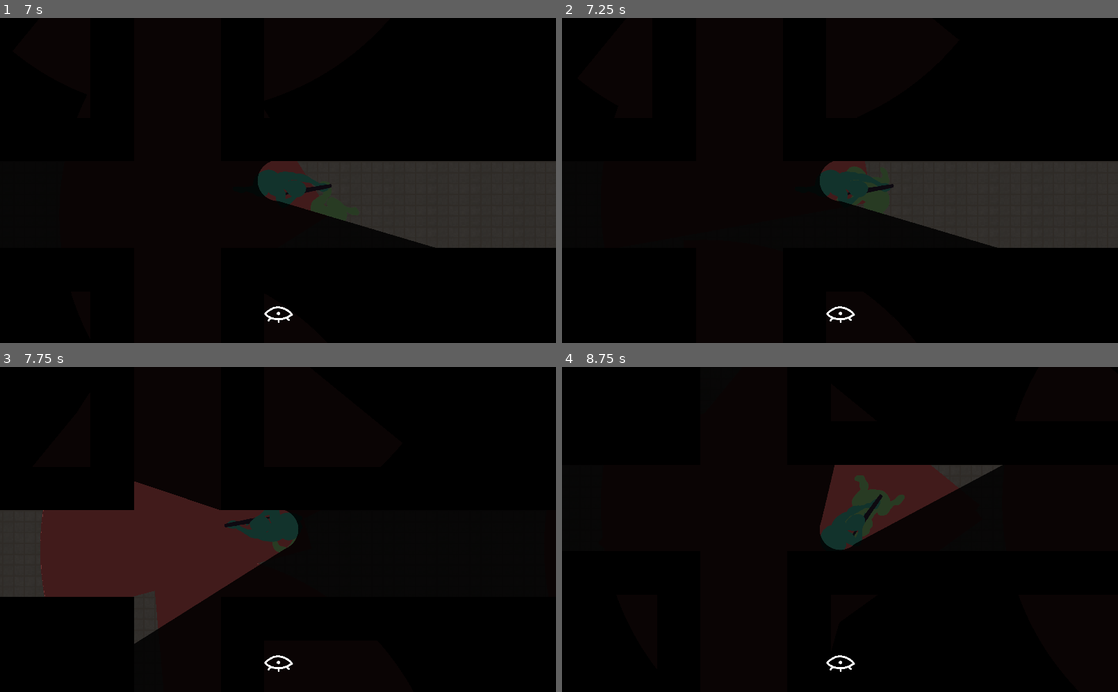
Above: before the commit, frames 1-4 (two rows, left to right).
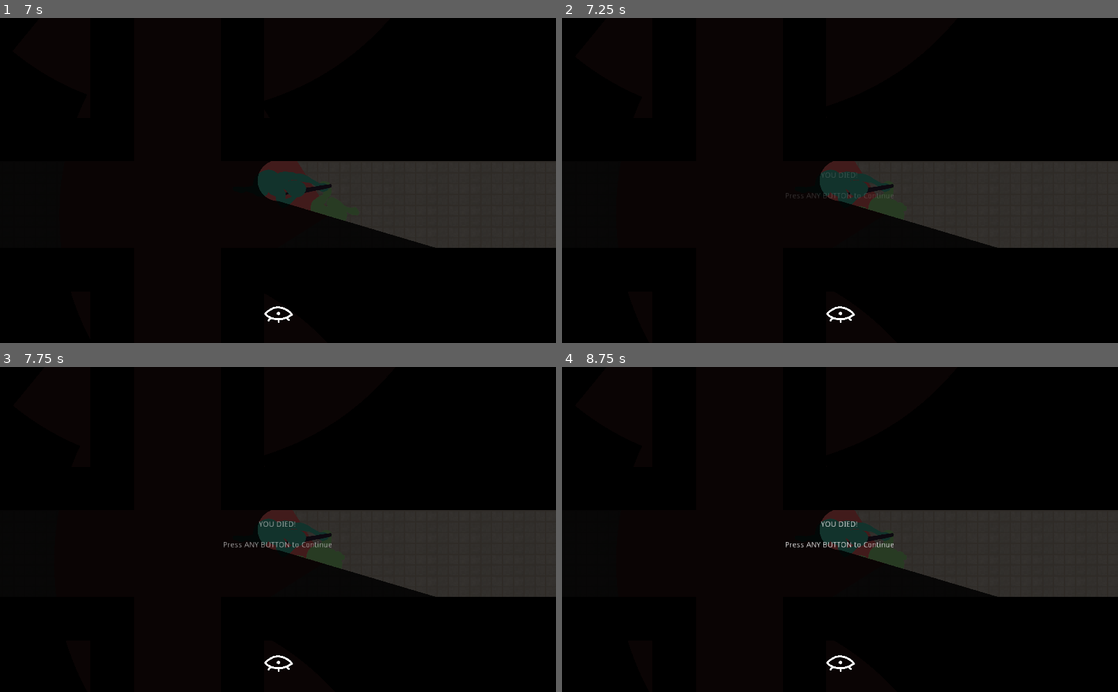
Above: after the commit, the same moments.

Repository: ZeeHatcher/project-vlastos
Game: Godot game, scene res://scenes/main.tscn
Same seed, same stepped clock (60 frames per second), same inputs: the game is played once before the commit and once after it.
Inputs (mouse positions are in pixels of both pictures, inside the frame that each line leads up to):
- Up to frame 1 (7 s): tap Enter at 0.5, 2 s; move the mouse to (400, 164) at 0.52 s; press the mouse at (400, 164) at 0.53 s; hold D (right) 0.53-1.28 s; tap Space at 1.25 s; move the mouse to (166, 196) at 1.27 s; release the mouse at (166, 196) at 1.28 s; hold S (down) 1.28-2.03 s; click (166, 196) at 1.35 s; move the mouse to (333, 109) at 2.02 s; press the mouse at (333, 109) at 2.03 s; hold D (right) 2.03-2.78 s; move the mouse to (250, 245) at 2.77 s; release the mouse at (250, 245) at 2.78 s; hold W (up) 2.78-3.53 s; click (250, 245) at 2.85 s; move the mouse to (444, 229) at 3.52 s; press the mouse at (444, 229) at 3.53 s; hold A (left) 3.53-5.03 s; move the mouse to (111, 131) at 4.27 s; release the mouse at (111, 131) at 4.28 s; click (111, 131) at 4.35 s; move the mouse to (305, 180) at 5.02 s; press the mouse at (305, 180) at 5.03 s; hold S (down) 5.03-5.78 s; move the mouse to (194, 99) at 5.77 s; release the mouse at (194, 99) at 5.78 s; hold D (right) 5.78-6.53 s; click (194, 99) at 5.85 s; move the mouse to (400, 164) at 6.52 s; press the mouse at (400, 164) at 6.53 s; hold W (up) from 6.53 s (still down)
- Up to frame 2 (7.25 s): keep holding W (up)
- Up to frame 3 (7.75 s): tap Enter at 7.25 s; move the mouse to (166, 545) at 7.27 s; release W (up) at 7.28 s; release the mouse at (166, 545) at 7.28 s; hold D (right) from 7.28 s (still down); click (166, 545) at 7.35 s
- Up to frame 4 (8.75 s): tap Enter at 8 s; move the mouse to (895, 458) at 8.02 s; release D (right) at 8.03 s; press the mouse at (895, 458) at 8.03 s; hold S (down) from 8.03 s (still down)

Frame 1 is identical in both runs. In frame 2, 0.2% of the frame differs, in the area x 40-60%, y 45-59%; in frame 3, 25%, in the area x 0-100%, y 35-86%; in frame 4, 14%.

Commit message:
enemy kill player

Diff:
--- a/entities/enemy/enemy.gd
+++ b/entities/enemy/enemy.gd
@@ -20,6 +20,7 @@
 onready var _raycasts := $Raycasts
 onready var navigation_agent := $NavigationAgent2D
 onready var vision := $Vision
+onready var kill_area := $KillArea
 
 
 func _ready():
@@ -60,3 +61,8 @@
 
 func hear_gunshot():
 	_state_machine.transition_to("HuntState")
+
+
+func _on_KillArea_body_entered(body):
+	if body is Player:
+		body.die()
--- a/entities/enemy/enemy.tscn
+++ b/entities/enemy/enemy.tscn
@@ -74,6 +74,9 @@
 [sub_resource type="CircleShape2D" id=13]
 radius = 72.0
 
+[sub_resource type="CircleShape2D" id=14]
+radius = 142.021
+
 [node name="Enemy" type="KinematicBody2D" groups=["Enemy"]]
 collision_layer = 2
 script = ExtResource( 1 )
@@ -120,6 +123,12 @@
 wait_time = 10.0
 one_shot = true
 
+[node name="KillArea" type="Area2D" parent="."]
+
+[node name="CollisionShape2D" type="CollisionShape2D" parent="KillArea"]
+shape = SubResource( 14 )
+
 [connection signal="timeout" from="StateMachine/HuntState/HuntTimer" to="StateMachine/HuntState" method="_on_HuntTimer_timeout"]
 [connection signal="timeout" from="StateMachine/HuntState/TrackTimer" to="StateMachine/HuntState" method="_on_TrackTimer_timeout"]
 [connection signal="timeout" from="ChillTimer" to="StateMachine/RoamState" method="_on_ChillTimer_timeout"]
+[connection signal="body_entered" from="KillArea" to="." method="_on_KillArea_body_entered"]
--- a/entities/player/player.gd
+++ b/entities/player/player.gd
@@ -40,7 +40,6 @@
 
 func die():
 	emit_signal("dead")
-	queue_free()
 
 
 func _handle_animation():
Not shown: 1 places in entities/enemy/enemy.tscn that only renumber resources
